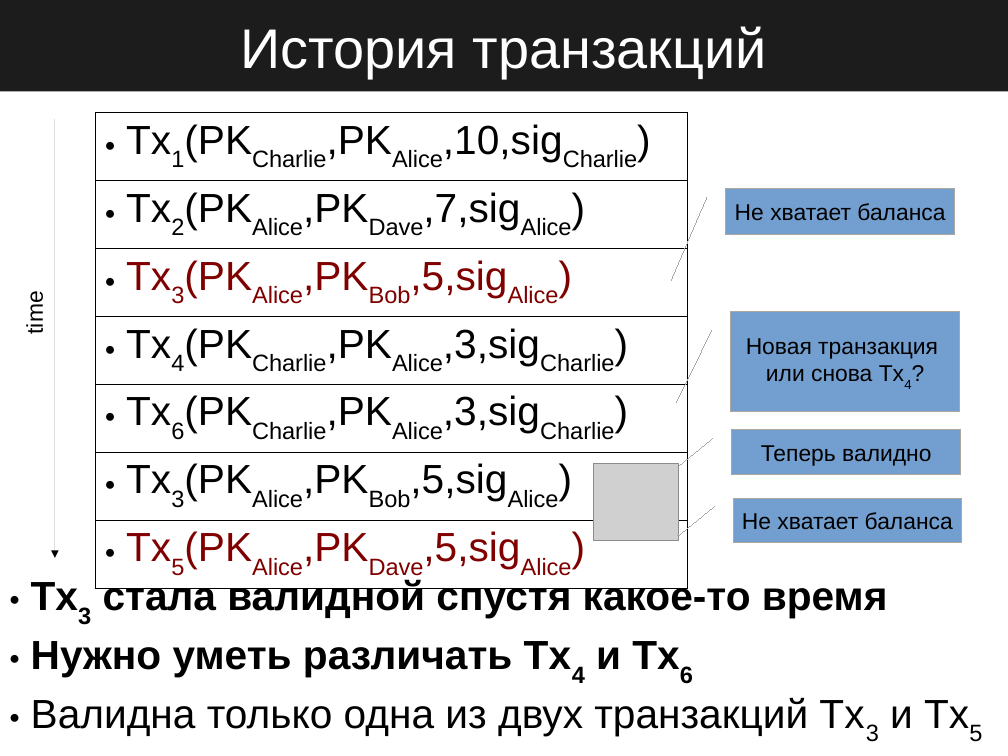
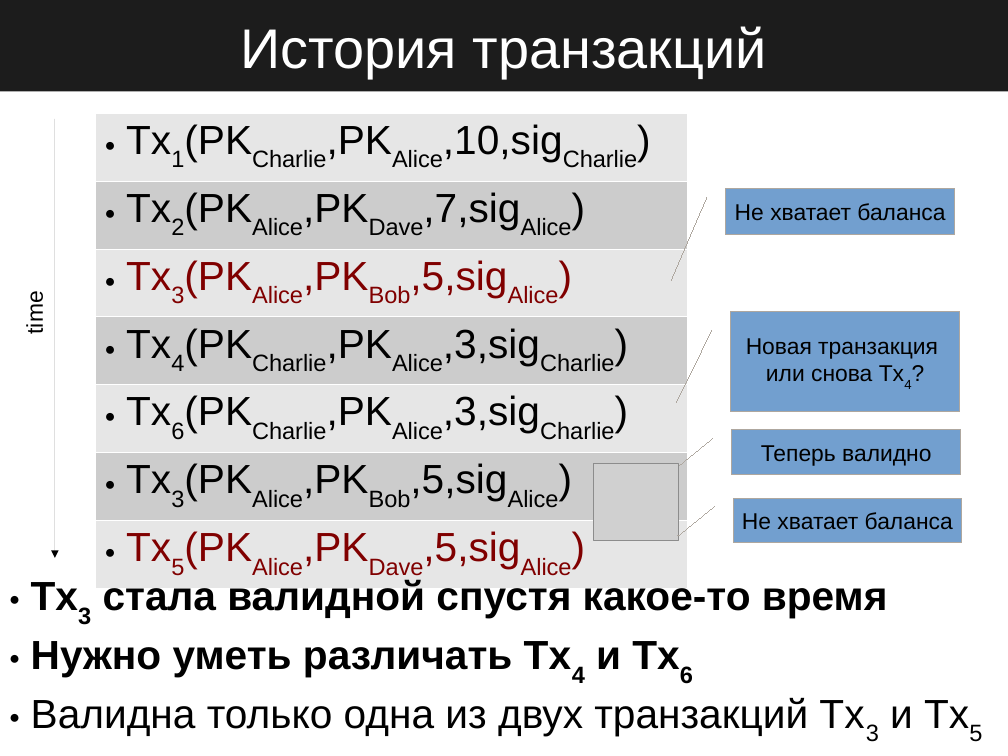
Before and after one commit to StateProof/blockchainClass, a slide deck: slide 4 of executive/3.DoubleSpending.odp. Drawn at 1008x756 pixels with LibreOffice and Linux fonts; fonts in the diff are those of the drawing; grey boxes stand for pictures. Boxes give left, top, right and bottom in pixels: in the first picture for what was removed or moved away, otherwise in the second. Text is boxed around its words. In the diff, an @@ line names an element or a change of style, - is before the commit and + after.

```diff
--- a/executive/3.DoubleSpending.odp
+++ b/executive/3.DoubleSpending.odp
@@ table at [95,113,687,584] @@
@@ fill none to #E6E6E6 in 4 cells @@
@@ fill none to #CCCCCC in 3 cells @@
@@ borders changed @@
```
Also in this commit, not shown: 2 other slides changed, 1 slide added.
